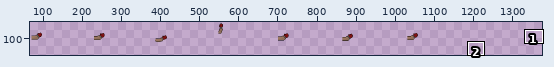
Edited in one commit: sprite sheet (Assets/back_arm.png). The first picture is a wide view before the edit; the outline marks the close-up.
Close-up. Earlier state:
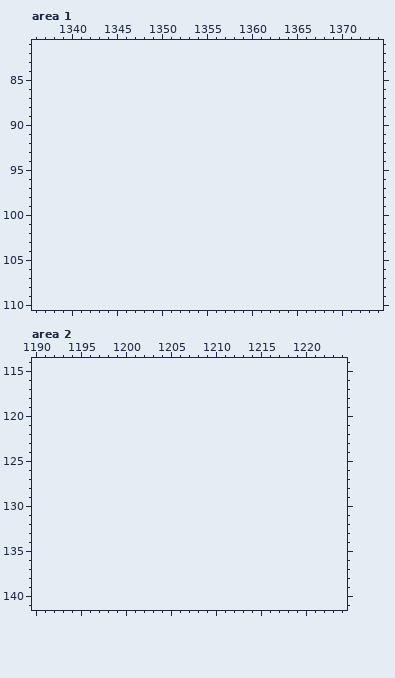
The file is 1120x180 pixels. Shown: area 1: x 1336..1374, y 81..110; area 2: x 1190..1224, y 114..141. The old version is drawn lined up with the new one, on the new canvas. The wide view leaves out empty margins.
Once edited:
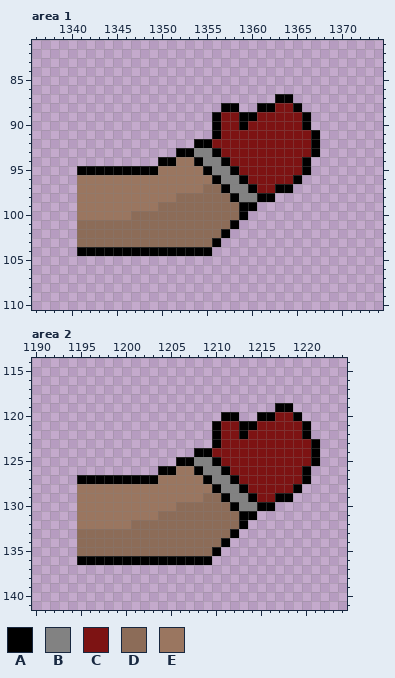
Palette (. is transparent): A #000000  B #828282  C #7d1313  D #8c6c58  E #9a7660
What changed:
canvas 1120x180 -> 1440x180
Changed rows in their new state; - is an unchanged pixel.
Area 1:
first column x 1341:
 87 ----------------------AA---
 88 ----------------AA--AACCA--
 89 ---------------ACCAACCCCCA-
 90 ---------------ACCACCCCCCA-
 91 ---------------ACCCCCCCCCCA
 92 -------------AACCCCCCCCCCCA
 93 -----------AABBACCCCCCCCCCA
 94 ---------AAEEABBACCCCCCCCA-
 95 AAAAAAAAAEEEEEABBACCCCCCCA-
 96 EEEEEEEEEEEEEEEABBACCCCCA--
 97 EEEEEEEEEEEEEEDDABBACCAA---
 98 EEEEEEEEEEEDDDDDDABBAA-----
 99 EEEEEEEEEDDDDDDDDDAA-------
100 EEEEEEDDDDDDDDDDDDA--------
101 DDDDDDDDDDDDDDDDDA---------
102 DDDDDDDDDDDDDDDDA----------
103 DDDDDDDDDDDDDDDA-----------
104 AAAAAAAAAAAAAAA------------
Area 2:
first column x 1195:
119 ----------------------AA---
120 ----------------AA--AACCA--
121 ---------------ACCAACCCCCA-
122 ---------------ACCACCCCCCA-
123 ---------------ACCCCCCCCCCA
124 -------------AACCCCCCCCCCCA
125 -----------AABBACCCCCCCCCCA
126 ---------AAEEABBACCCCCCCCA-
127 AAAAAAAAAEEEEEABBACCCCCCCA-
128 EEEEEEEEEEEEEEEABBACCCCCA--
129 EEEEEEEEEEEEEEDDABBACCAA---
130 EEEEEEEEEEEDDDDDDABBAA-----
131 EEEEEEEEEDDDDDDDDDAA-------
132 EEEEEEDDDDDDDDDDDDA--------
133 DDDDDDDDDDDDDDDDDA---------
134 DDDDDDDDDDDDDDDDA----------
135 DDDDDDDDDDDDDDDA-----------
136 AAAAAAAAAAAAAAA------------
